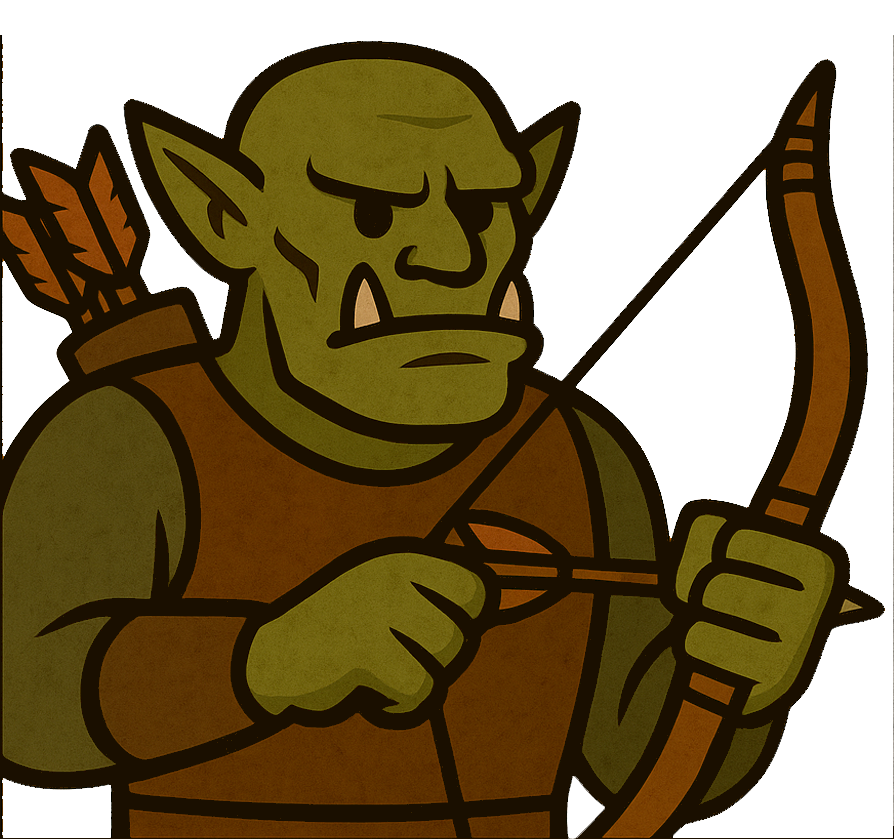
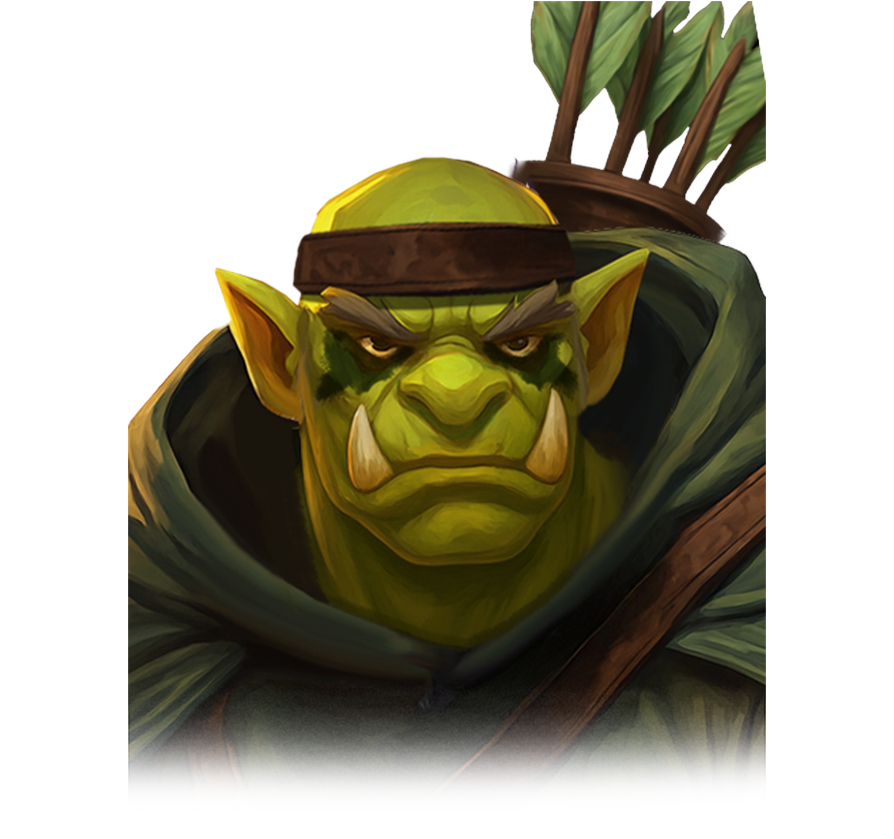
Two versions of the same layered image (894px x 839px). Layer-by-layer changes:
added layer "orc_hunter" above "Lager 4" over [128, 1, 766, 839]
hid "Lager 4" over [0, 35, 894, 839]